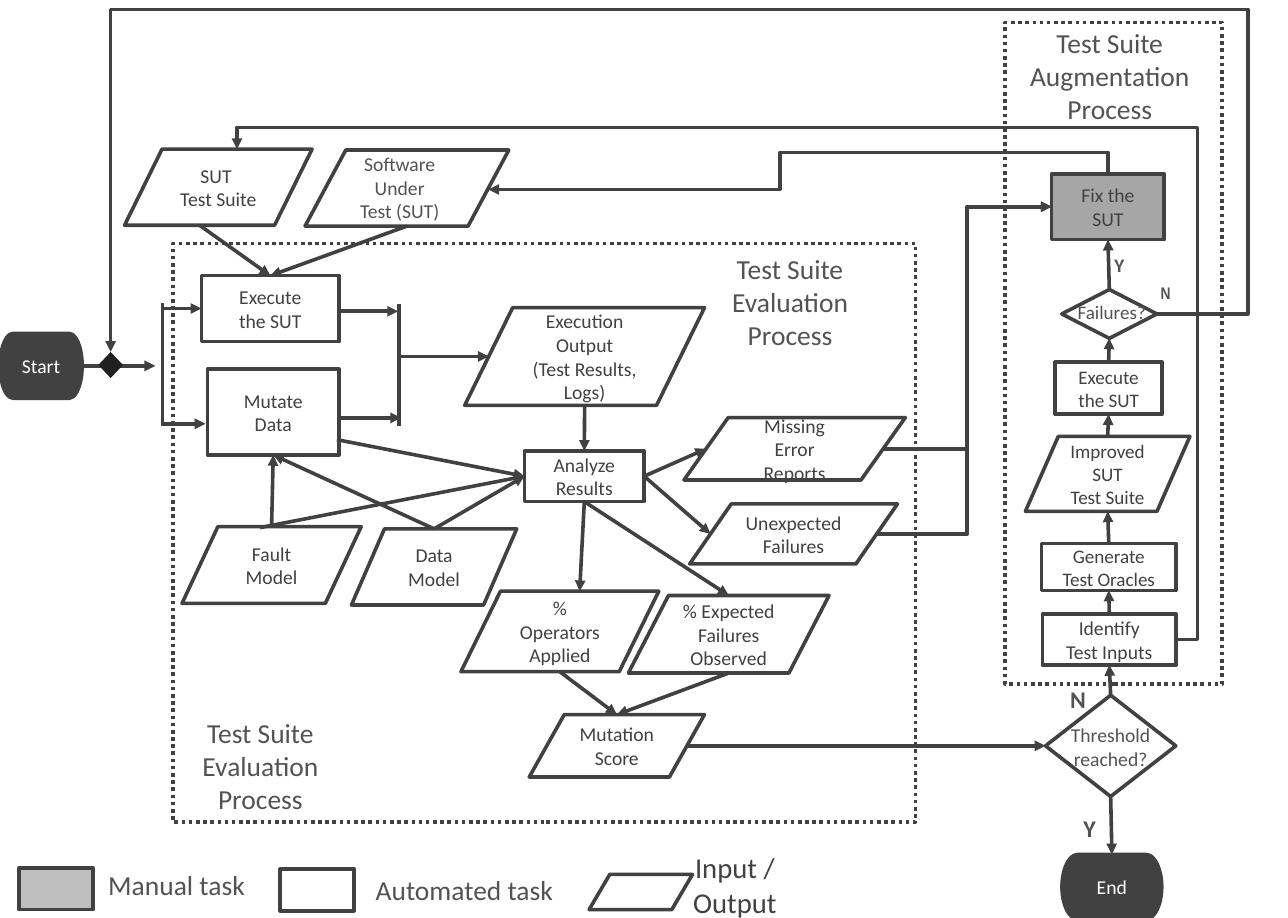
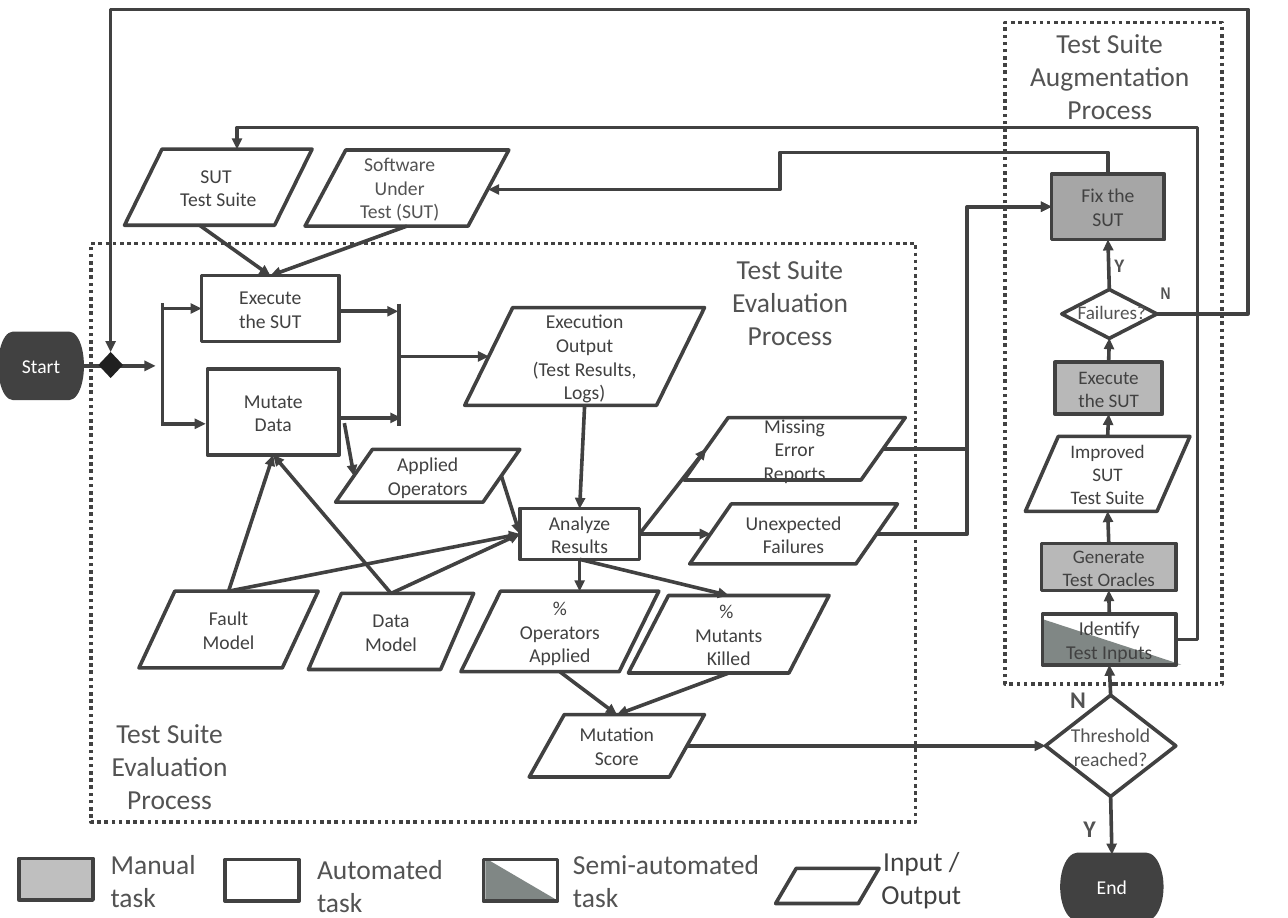
Before and after one commit to SNTSVV/FAQAS_MASS, a slide deck: slide 1 of reports/MutationTestingSurvey/images/dataProcess.pptx. Drawn at 1288x918 pixels with LibreOffice and Linux fonts; fonts in the diff are those of the drawing. Boxes give left, top, right and bottom in pixels: in the first picture for what was removed or moved away, otherwise in the second. Text is boxed around its words. In the diff, an @@ line names an element or a change of style, - is before the commit and + after.

```diff
--- a/reports/MutationTestingSurvey/images/dataProcess.pptx
+++ b/reports/MutationTestingSurvey/images/dataProcess.pptx
@@ rectangle: place and size @@
-rectangle at [173,244,915,822]
+rectangle at [91,244,916,822]
@@ rectangle "Execute" at [1055,362,1162,414]: fill none to #B8B8B8 @@
@@ arrow moved from (585, 406) - (585, 451) to (585, 406) - (579, 509) @@
@@ flow chart input output added at [336,449,520,502], outline #414141 3 pt, 16.4 pt, text #414141 @@
+Applied
+Operators
@@ arrow added from (344, 424) to (354, 476), #414141 3 pt @@
@@ arrow moved from (644, 476) - (706, 449) to (640, 534) - (706, 449) @@
@@ arrow moved from (272, 527) - (273, 455) to (229, 591) - (273, 455) @@
@@ arrow moved from (434, 529) - (273, 455) to (391, 593) - (273, 455) @@
@@ arrow moved from (337, 440) - (524, 476) to (501, 476) - (520, 534) @@
@@ rectangle "Analyze": place and size @@
-rectangle "Analyze" at [524,451,644,502]
+rectangle "Analyze" at [520,509,640,560]
@@ arrow moved from (260, 528) - (524, 476) to (229, 591) - (520, 534) @@
@@ arrow moved from (434, 529) - (524, 476) to (391, 593) - (520, 534) @@
@@ arrow moved from (644, 476) - (710, 534) to (640, 534) - (710, 534) @@
@@ arrow moved from (585, 502) - (728, 596) to (579, 560) - (728, 596) @@
@@ arrow moved from (585, 502) - (579, 591) to (579, 560) - (579, 591) @@
@@ rectangle "Generate" at [1042,544,1176,591]: fill none to #B8B8B8 @@
@@ flow chart input output "Fault": place and size @@
-flow chart input output "Fault" at [182,527,361,604]
+flow chart input output "Fault" at [139,591,318,668]
@@ flow chart input output "Data": place and size @@
-flow chart input output "Data" at [351,529,517,604]
+flow chart input output "Data" at [308,593,474,669]
@@ text in flow chart input output at [695,629,762,665]: text changed @@
-% Expected
-Failures Observed
+%
+Mutants
+Killed
@@ right triangle added at [1043,619,1181,665], fill #808785 @@
@@ text "Test Suite": place and size @@
-text "Test Suite" at [202,724,318,809]
+text "Test Suite" at [112,724,228,809]
@@ rectangle: place and size @@
-rectangle at [19,868,93,909]
+rectangle at [19,858,93,900]
@@ text at [111,855,196,907]: text changed @@
-Manual task
+Manual
+task
@@ rectangle: place and size @@
-rectangle at [280,870,354,911]
+rectangle at [226,860,300,901]
@@ text at [317,860,443,912]: text changed @@
-Automated task
+Automated
+task
@@ rectangle added at [484,860,558,901], outline #414141 3 pt @@
@@ right triangle added at [486,858,555,899], fill #808785 @@
@@ text added at [573,855,759,907], 23 pt, text #535353 @@
+Semi-automated task
@@ flow chart input output: place and size @@
-flow chart input output at [589,875,692,910]
+flow chart input output at [776,869,879,904]
@@ text "Input / Output": place and size @@
-text "Input / Output" at [693,859,776,918]
+text "Input / Output" at [881,853,961,909]
@@ text "Input / Output" at [881,853,961,909]: size 24 to 23 pt @@
```
Also in this commit, not shown: 4 other files.
